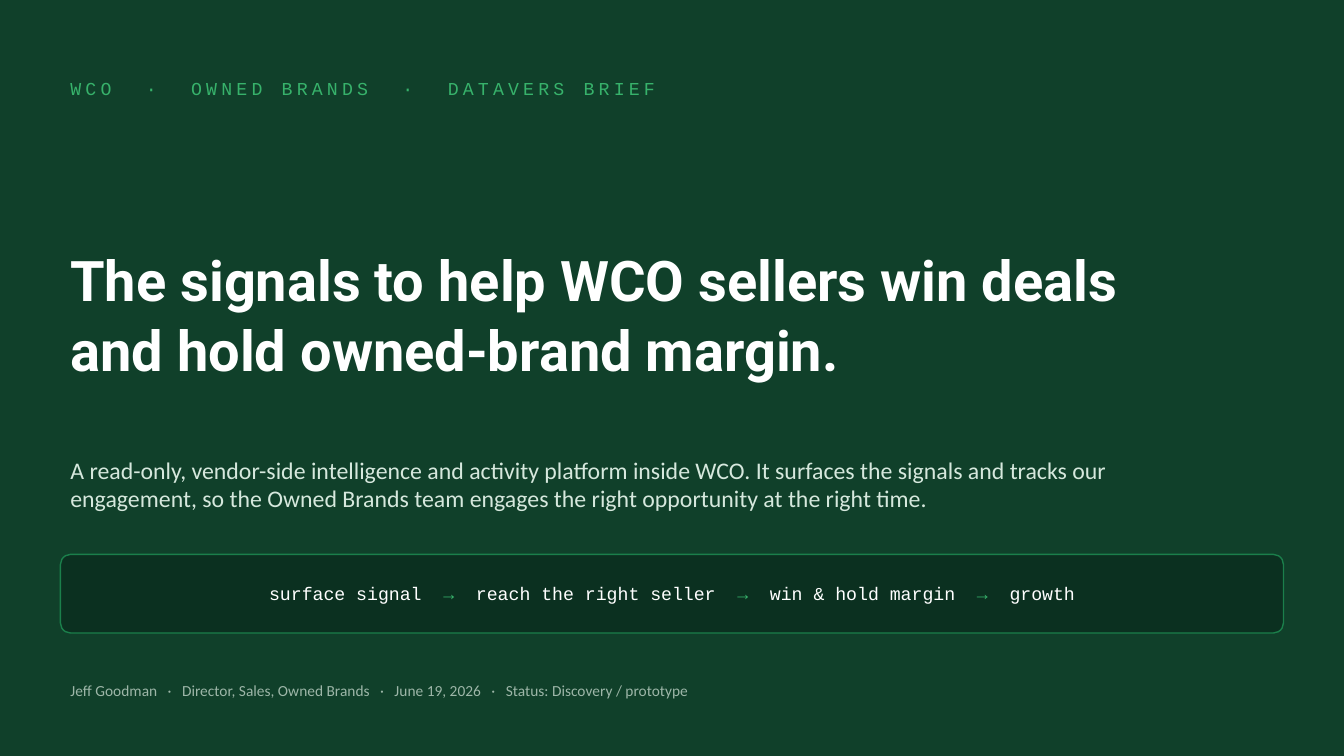
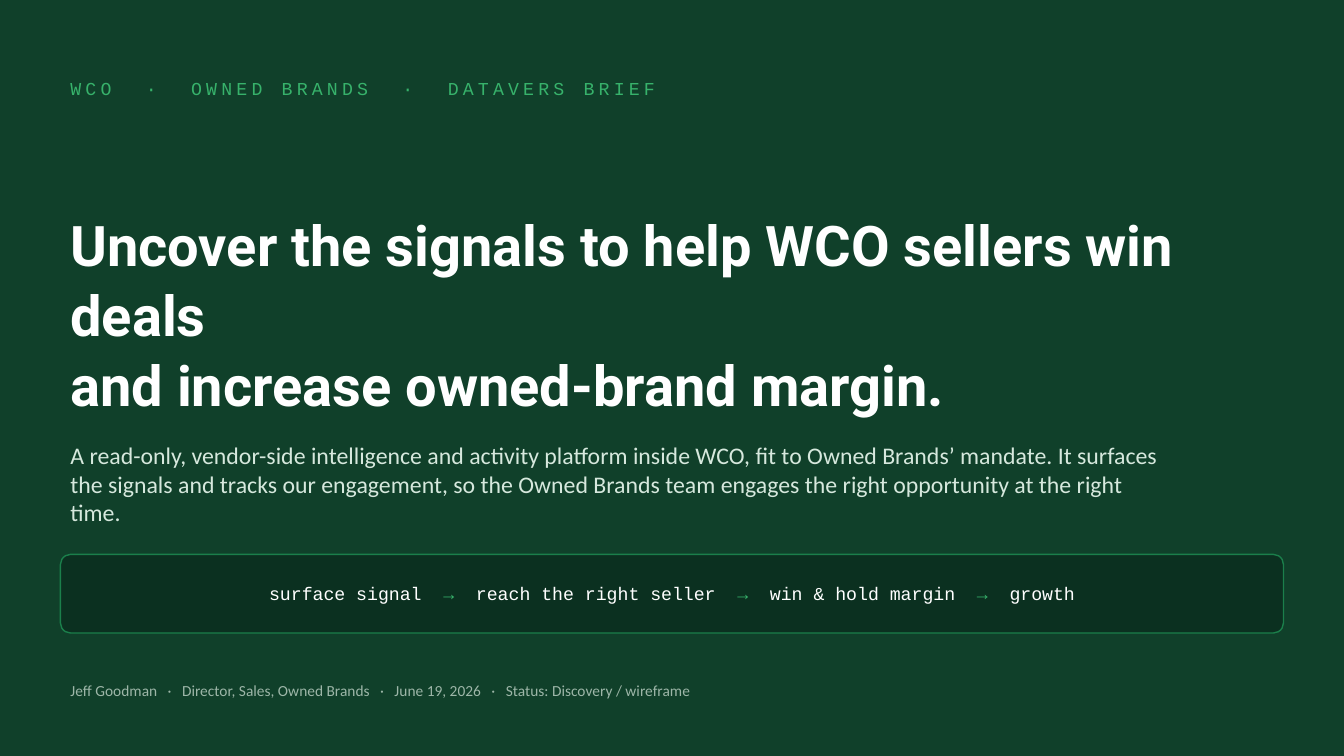
Before and after one commit to JGAVEN/OB_Dataverse, a slide deck: slide 1 of Board pitch/Owned_Brands_Board_Deck.pptx. Drawn at 1344x756 pixels with LibreOffice and Linux fonts; fonts in the diff are those of the drawing. Boxes give left, top, right and bottom in pixels: in the first picture for what was removed or moved away, otherwise in the second. Text is boxed around its words. In the diff, an @@ line names an element or a change of style, - is before the commit and + after.

```diff
--- a/Board pitch/Owned_Brands_Board_Deck.pptx
+++ b/Board pitch/Owned_Brands_Board_Deck.pptx
@@ text at [70,224,1173,418]: text changed @@
-The signals to help WCO sellers win deals
-and hold owned-brand margin.
+Uncover the signals to help WCO sellers win deals
+and increase owned-brand margin.
@@ text at [70,447,1157,521]: text changed @@
-A read-only, vendor-side intelligence and activity platform inside WCO. It surfaces the signals and tracks our engagement, so the Owned Brands team engages the right opportunity at the right time.
+A read-only, vendor-side intelligence and activity platform inside WCO, fit to Owned Brands’ mandate. It surfaces the signals and tracks our engagement, so the Owned Brands team engages the right opportunity at the right time.
@@ text at [70,685,690,699]: text changed @@
-Jeff Goodman · Director, Sales, Owned Brands · June 19, 2026 · Status: Discovery / prototype
+Jeff Goodman · Director, Sales, Owned Brands · June 19, 2026 · Status: Discovery / wireframe
```
Also in this commit, not shown: 6 other slides changed, 3 other files.
